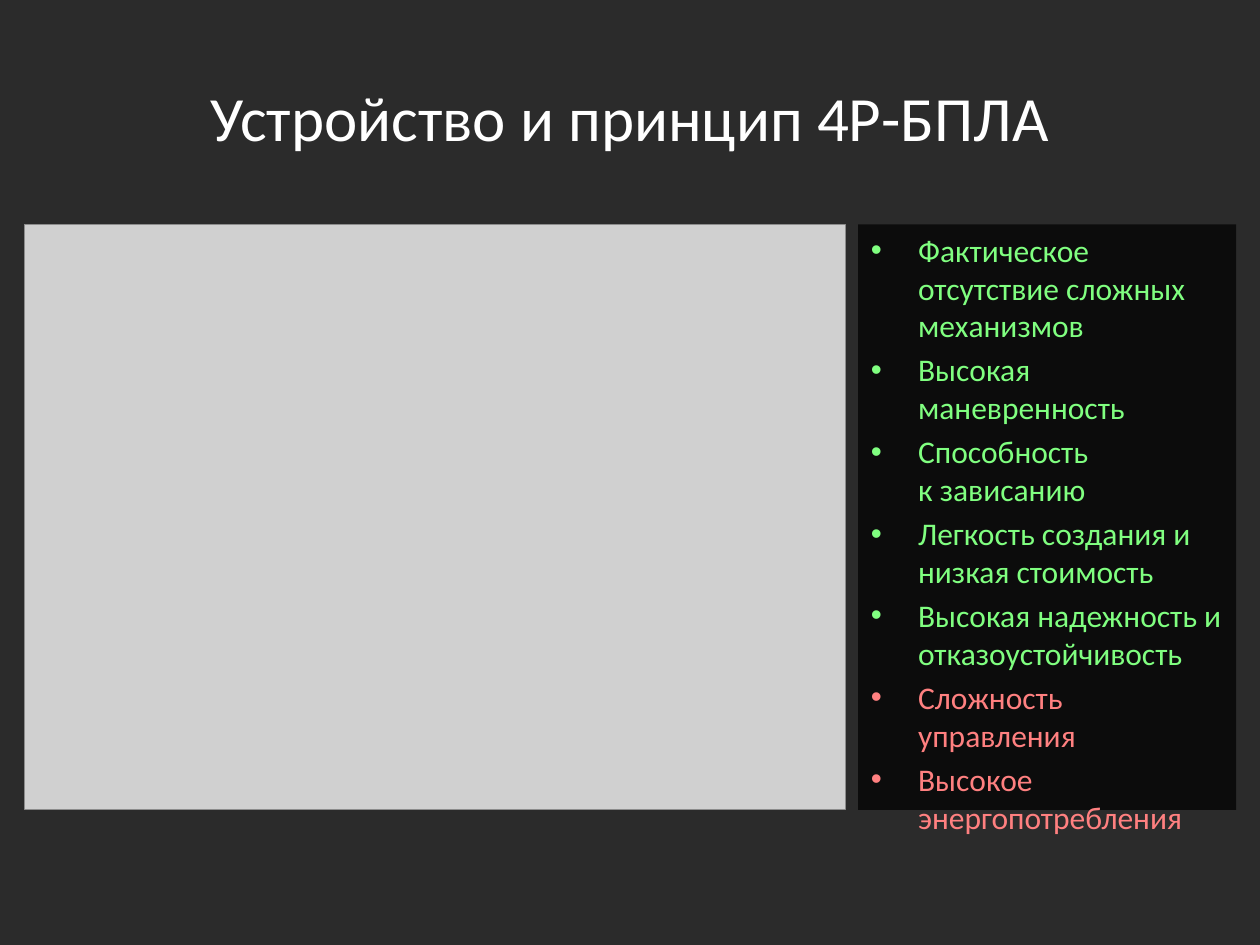
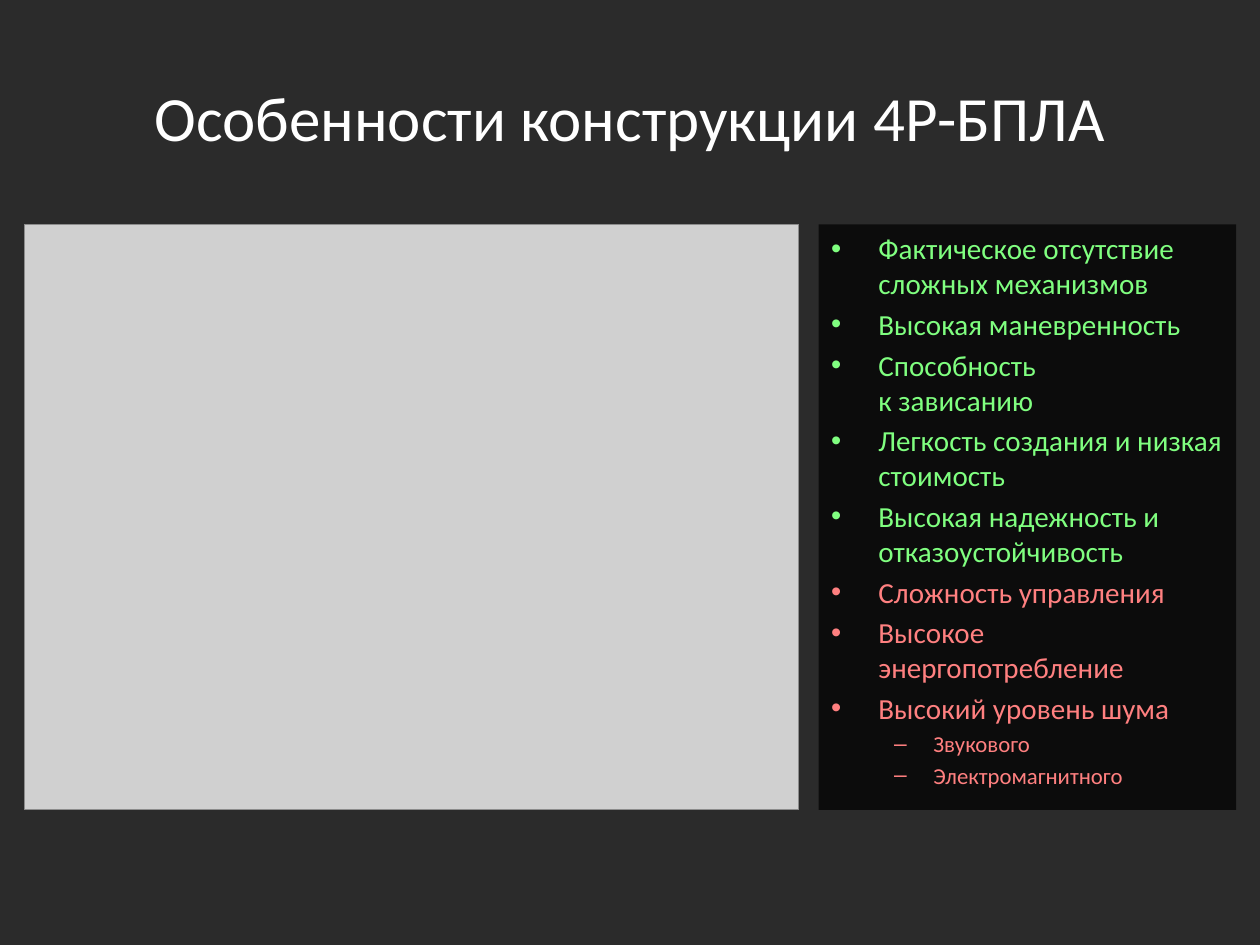
Before and after one commit to Jacobi20/quadro-xds, a slide deck: slide 6 of Docs/Medias2012_dhg.pptx. Drawn at 1260x945 pixels with LibreOffice and Linux fonts; fonts in the diff are those of the drawing; grey boxes stand for pictures; background and template pictures are left out; a plain dark background stands for a picture behind light text. Boxes give left, top, right and bottom in pixels: in the first picture for what was removed or moved away, otherwise in the second. Text is boxed around its words. In the diff, an @@ line names an element or a change of style, - is before the commit and + after.

```diff
--- a/Docs/Medias2012_dhg.pptx
+++ b/Docs/Medias2012_dhg.pptx
@@ title at box(154, 98, 1104, 152): text changed @@
-Устройство и принцип 4Р-БПЛА
+Особенности конструкции 4Р-БПЛА
@@ picture: place and size @@
-picture at box(25, 224, 845, 810)
+picture at box(25, 224, 799, 810)
@@ text "Фактическое отсутствие сложных механизмов": place and size @@
-text "Фактическое отсутствие сложных механизмов" at box(858, 224, 1236, 810)
+text "Фактическое отсутствие сложных механизмов" at box(819, 224, 1236, 810)
@@ text at box(878, 239, 1222, 608): size 18 to 16.6 pt in "Фактическое отсутствие сложных механизмов", "Высокая маневренность", "Способность к зависанию", "Легкость создания и низкая стоимость" and 2 more places @@
@@ text at box(878, 624, 1169, 788): text changed; size 18 to 16.6 pt @@
-• Высокое энергопотребления
+• Высокое энергопотребление
+• Высокий уровень шума
+  – Звукового
+  – Электромагнитного
```
Also in this commit, not shown: 7 other slides changed, 2 slides added, 4 slides removed.
